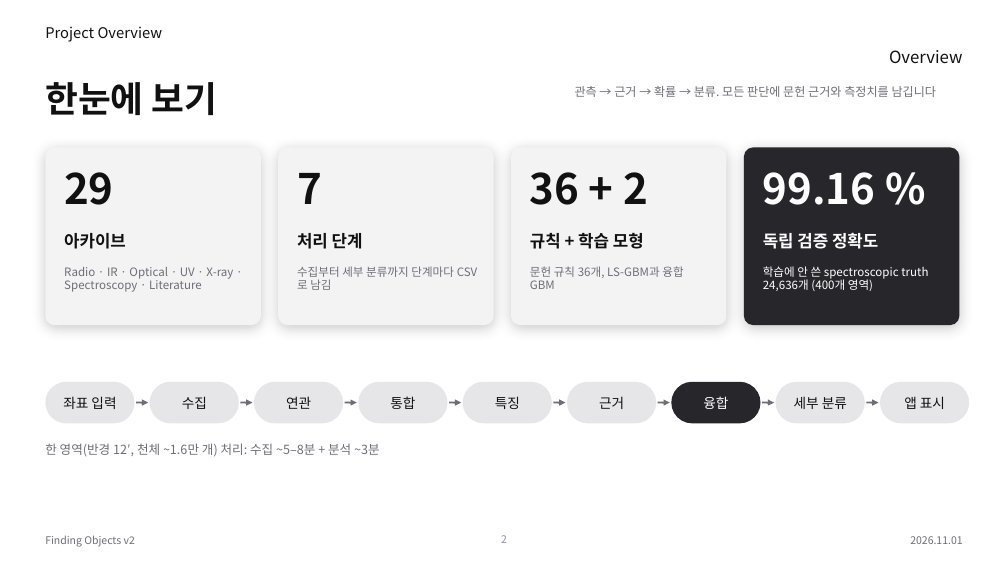
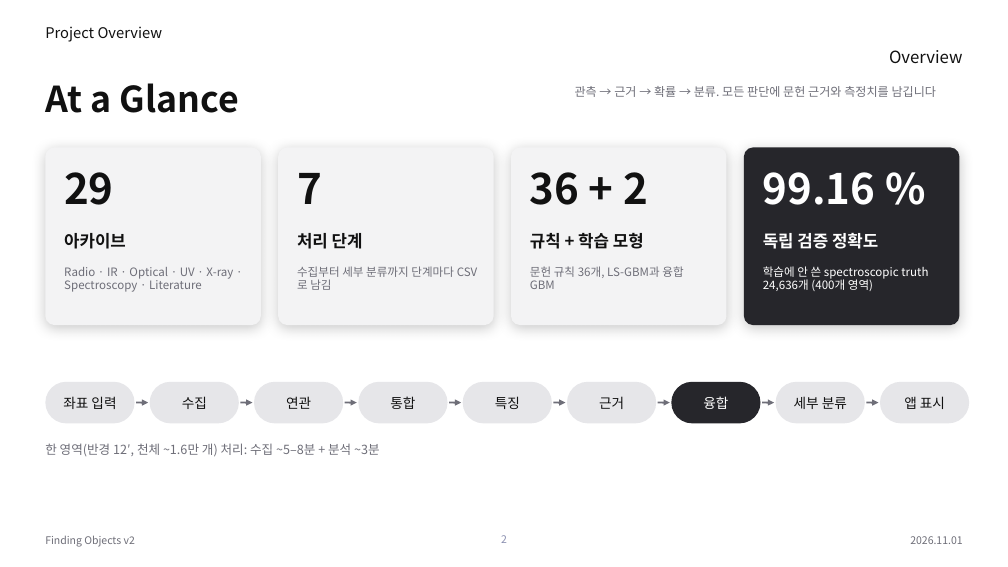
Before and after one commit to Pinchpeach/Finding_objects, a slide deck: slide 2 of v2/document/PIPELINE_STACK_v2.44.0.pptx. Drawn at 1008x567 pixels with LibreOffice and Linux fonts; fonts in the diff are those of the drawing. Boxes give left, top, right and bottom in pixels: in the first picture for what was removed or moved away, otherwise in the second. Text is boxed around its words. In the diff, an @@ line names an element or a change of style, - is before the commit and + after.

```diff
--- a/v2/document/PIPELINE_STACK_v2.44.0.pptx
+++ b/v2/document/PIPELINE_STACK_v2.44.0.pptx
@@ title at box(45, 83, 239, 113): text changed @@
-한눈에 보기
+At a Glance
```
Also in this commit, not shown: 11 other slides changed, 1 other file.
